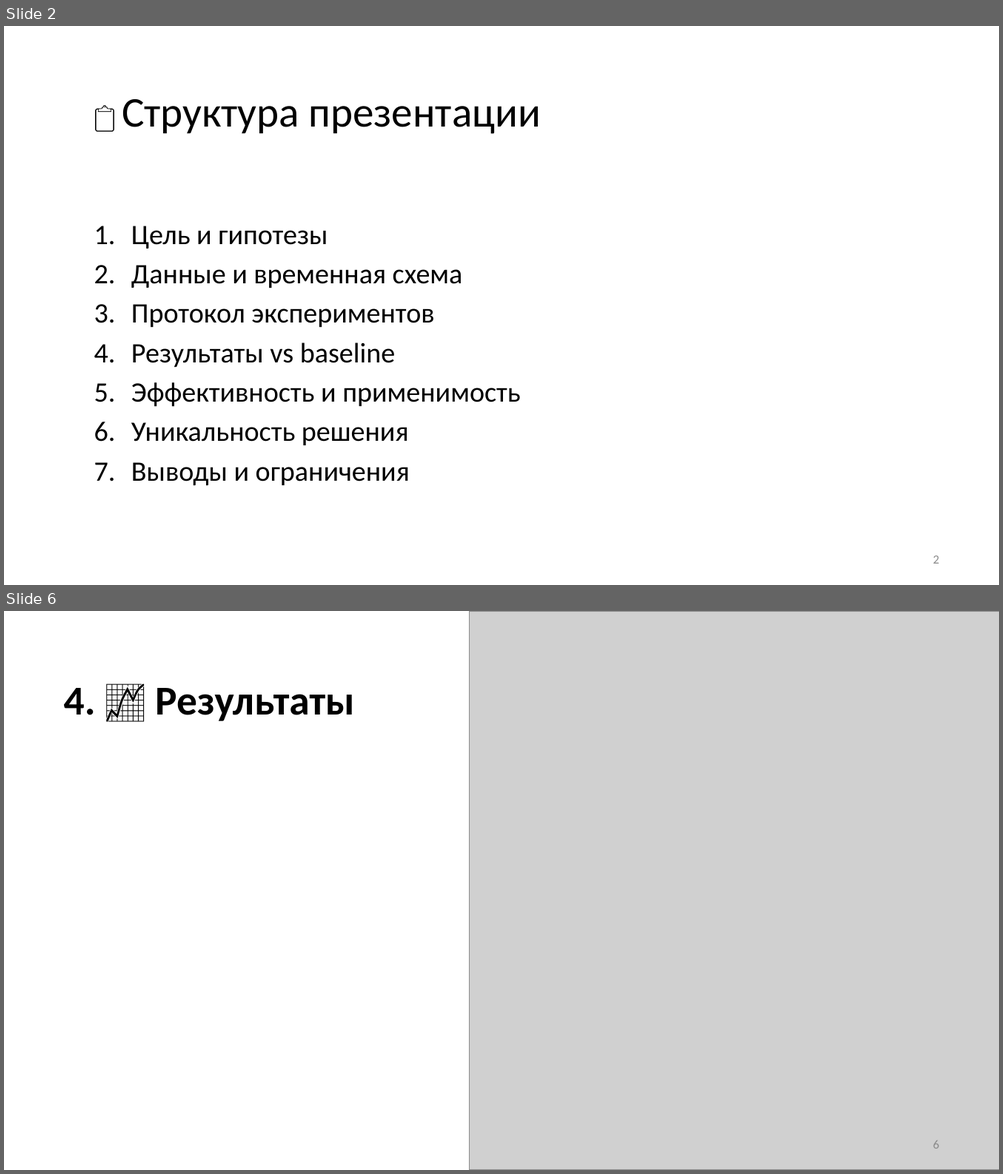
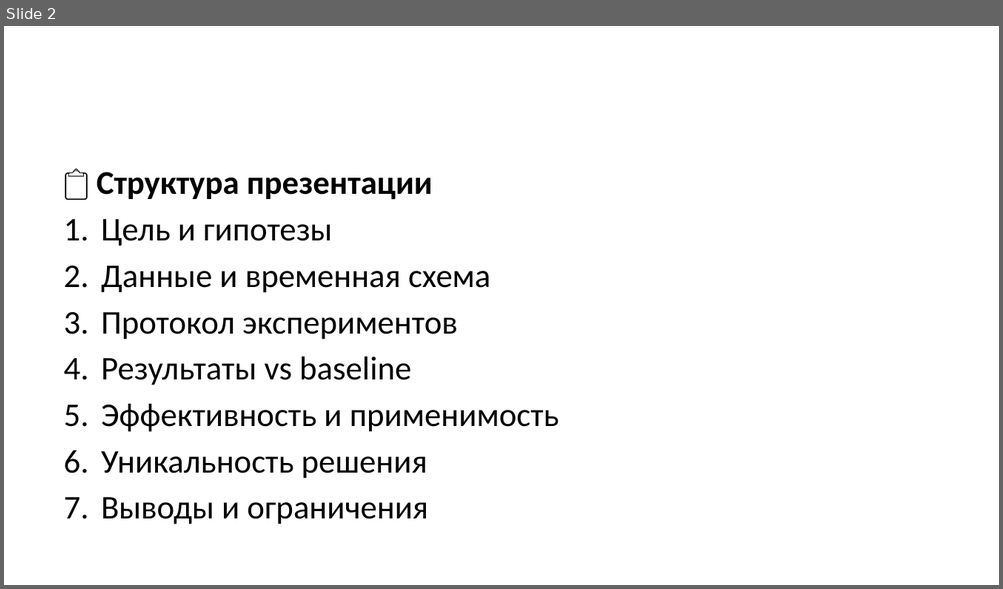
Before and after one commit to sokanaid/finnam-forecast-pulsetech, a slide deck: PITCH_PRESENTATION.pptx. Shown one above the other, each under a label of ours: slides 2 and 6 before the commit, slide 2 after it; the slides between them are not shown. The pictures are 1003x1174 and 1003x589 pixels, drawn with LibreOffice and Linux fonts; fonts in the diff are those of the drawing; grey boxes stand for pictures. Boxes give left, top, right and bottom in pixels: in the first picture for what was removed or moved away, otherwise in the second. Text is boxed around its words. In the diff, an @@ line names an element or a change of style, - is before the commit and + after.

```diff
--- a/PITCH_PRESENTATION.pptx
+++ b/PITCH_PRESENTATION.pptx
@@ slide 6 removed at (4, 611, 999, 1170), background #FFFFFF @@
@@ picture removed at (469, 611, 999, 1170) @@
@@ title removed at (64, 688, 355, 721) @@
-4. 📈 Результаты
@@ page number removed at (933, 1141, 939, 1149) @@
-6
@@ slide 2 changed as well @@
@@ text "📋 Структура презентации": place and size @@
-text "📋 Структура презентации" at (122, 99, 540, 486)
+text "📋 Структура презентации" at (96, 172, 559, 525)
@@ text "📋 Структура презентации" at (96, 172, 559, 525): size 20.4 to 24 pt in "📋", "Цель и гипотезы", "Данные и временная схема", "Протокол экспериментов" and 4 more places; size 30.6 to 24 pt, bold on in "Структура презентации" @@
@@ page number removed at (933, 556, 939, 564) @@
-2
```
Also in this commit, not shown: 8 other slides changed, 8 slides added, 3 other slides removed, 1 other file.
